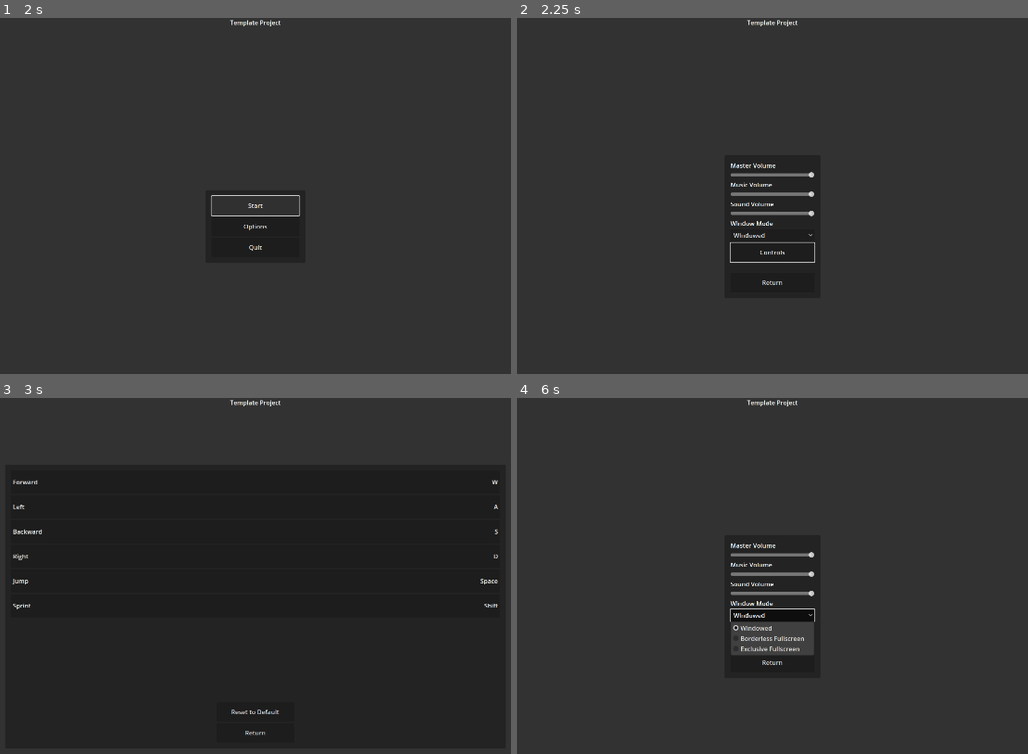
Above: before the commit, frames 1-4 (two rows, left to right).
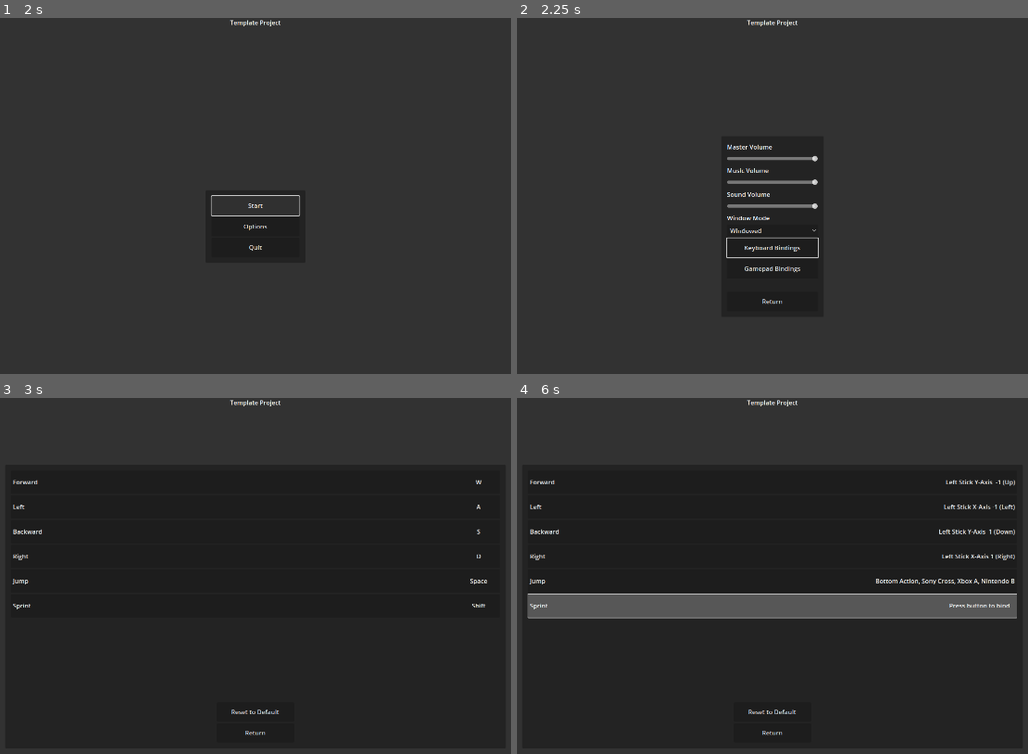
Above: after the commit, the same moments.

Repository: Kidcredible300/template-project
Game: Godot game, scene res://scenes/menu/main_menu.tscn
Two runs of this game, one before a commit and one after it. Both use one fixed random seed, a clock stepped at 60 frames per second and the inputs below.
Inputs (mouse positions are in pixels of both pictures, inside the frame that each line leads up to):
- Up to frame 1 (2 s): click "Start" at 0.5 s; click "Start" at 1.25 s
- Up to frame 2 (2.25 s): click "Options" at 2 s
- Up to frame 3 (3 s): click "Controls" (after the commit: "Keyboard Bindings") at 2.75 s
- Up to frame 4 (6 s): click "Reset to Default" at 3.5 s; click "Return" at 4.25 s; click (772, 647) at 5 s, where only the run after the commit has a clickable "Gamepad Bindings"; click (772, 615) at 5.75 s, where only the run before the commit has a clickable "Windowed"

Frame 1 is identical in both runs. In frame 2, 2.1% of the frame differs, in the area x 40-60%, y 35-81%; in frame 3, 0.2%; in frame 4, 9.6%, in the area x 1-98%, y 22-95%.

Commit message:
Removed the ability for softlocking in the rebind menu if you don't have a gamepad or keyboard. Added a minimum size for the textbox containing the input (for aesthetics).

Diff:
--- a/scenes/menu/input_button.tscn
+++ b/scenes/menu/input_button.tscn
@@ -49,8 +49,10 @@
 theme = ExtResource("1_nsjl2")
 
 [node name="Label Input" type="Label" parent="MarginContainer/HBoxContainer"]
+custom_minimum_size = Vector2(100, 0)
 layout_mode = 2
 mouse_filter = 1
 theme = ExtResource("1_nsjl2")
 text = "Input Key"
+horizontal_alignment = 1
 vertical_alignment = 1
--- a/scenes/menu/main_menu.tscn
+++ b/scenes/menu/main_menu.tscn
@@ -105,10 +105,10 @@
 anchor_top = 0.5
 anchor_right = 0.5
 anchor_bottom = 0.5
-offset_left = -124.0
-offset_top = -185.0
-offset_right = 124.0
-offset_bottom = 185.0
+offset_left = -133.0
+offset_top = -234.0
+offset_right = 133.0
+offset_bottom = 234.0
 grow_horizontal = 2
 grow_vertical = 2
 theme = ExtResource("1_xn6kt")
@@ -202,10 +202,20 @@
 layout_mode = 2
 size_flags_vertical = 6
 theme = ExtResource("1_xn6kt")
-text = "Controls"
-script = ExtResource("3_isoef")
-to_hide = NodePath("../../..")
-to_show = NodePath("../../../../Controls")
+text = "Keyboard Bindings"
+script = ExtResource("3_isoef")
+to_hide = NodePath("../../..")
+to_show = NodePath("../../../../Keyboard Controls")
+
+[node name="Controls Button2" type="Button" parent="UI/Options/MarginContainer/Options Buttons" node_paths=PackedStringArray("to_hide", "to_show")]
+custom_minimum_size = Vector2(200, 50)
+layout_mode = 2
+size_flags_vertical = 6
+theme = ExtResource("1_xn6kt")
+text = "Gamepad Bindings"
+script = ExtResource("3_isoef")
+to_hide = NodePath("../../..")
+to_show = NodePath("../../../../Gamepad Controls")
 
 [node name="Spacer" type="Control" parent="UI/Options/MarginContainer/Options Buttons"]
 layout_mode = 2
@@ -222,7 +232,7 @@
 to_hide = NodePath("../../..")
 to_show = NodePath("../../../../Normal")
 
-[node name="Controls" type="PanelContainer" parent="UI"]
+[node name="Keyboard Controls" type="PanelContainer" parent="UI"]
 visible = false
 anchors_preset = 8
 anchor_left = 0.5
@@ -238,25 +248,25 @@
 theme = ExtResource("1_xn6kt")
 script = ExtResource("8_vovv2")
 
-[node name="MarginContainer" type="MarginContainer" parent="UI/Controls"]
-layout_mode = 2
-theme = ExtResource("1_xn6kt")
-
-[node name="VBoxContainer" type="VBoxContainer" parent="UI/Controls/MarginContainer"]
-layout_mode = 2
-theme = ExtResource("1_xn6kt")
-
-[node name="ScrollContainer" type="ScrollContainer" parent="UI/Controls/MarginContainer/VBoxContainer"]
-layout_mode = 2
-size_flags_vertical = 3
-theme = ExtResource("1_xn6kt")
-
-[node name="Action List" type="VBoxContainer" parent="UI/Controls/MarginContainer/VBoxContainer/ScrollContainer"]
+[node name="MarginContainer" type="MarginContainer" parent="UI/Keyboard Controls"]
+layout_mode = 2
+theme = ExtResource("1_xn6kt")
+
+[node name="VBoxContainer" type="VBoxContainer" parent="UI/Keyboard Controls/MarginContainer"]
+layout_mode = 2
+theme = ExtResource("1_xn6kt")
+
+[node name="ScrollContainer" type="ScrollContainer" parent="UI/Keyboard Controls/MarginContainer/VBoxContainer"]
+layout_mode = 2
+size_flags_vertical = 3
+theme = ExtResource("1_xn6kt")
+
+[node name="Action List" type="VBoxContainer" parent="UI/Keyboard Controls/MarginContainer/VBoxContainer/ScrollContainer"]
 layout_mode = 2
 size_flags_horizontal = 3
 theme = ExtResource("1_xn6kt")
 
-[node name="Reset Button" type="Button" parent="UI/Controls/MarginContainer/VBoxContainer"]
+[node name="Reset Button" type="Button" parent="UI/Keyboard Controls/MarginContainer/VBoxContainer"]
 custom_minimum_size = Vector2(200, 50)
 layout_mode = 2
 size_flags_horizontal = 4
@@ -264,7 +274,61 @@
 theme = ExtResource("1_xn6kt")
 text = "Reset to Default"
 
-[node name="Return Button2" type="Button" parent="UI/Controls/MarginContainer/VBoxContainer" node_paths=PackedStringArray("to_hide", "to_show")]
+[node name="Return Button2" type="Button" parent="UI/Keyboard Controls/MarginContainer/VBoxContainer" node_paths=PackedStringArray("to_hide", "to_show")]
+custom_minimum_size = Vector2(200, 50)
+layout_mode = 2
+size_flags_horizontal = 4
+size_flags_vertical = 4
+theme = ExtResource("1_xn6kt")
+text = "Return"
+script = ExtResource("3_isoef")
+to_hide = NodePath("../../..")
+to_show = NodePath("../../../../Options")
+
+[node name="Gamepad Controls" type="PanelContainer" parent="UI"]
+visible = false
+anchors_preset = 8
+anchor_left = 0.5
+anchor_top = 0.5
+anchor_right = 0.5
+anchor_bottom = 0.5
+offset_left = -649.0
+offset_top = -367.0
+offset_right = 649.0
+offset_bottom = 367.0
+grow_horizontal = 2
+grow_vertical = 2
+theme = ExtResource("1_xn6kt")
+script = ExtResource("8_vovv2")
+input_set = 1
+
+[node name="MarginContainer" type="MarginContainer" parent="UI/Gamepad Controls"]
+layout_mode = 2
+theme = ExtResource("1_xn6kt")
+
+[node name="VBoxContainer" type="VBoxContainer" parent="UI/Gamepad Controls/MarginContainer"]
+layout_mode = 2
+theme = ExtResource("1_xn6kt")
+
+[node name="ScrollContainer" type="ScrollContainer" parent="UI/Gamepad Controls/MarginContainer/VBoxContainer"]
+layout_mode = 2
+size_flags_vertical = 3
+theme = ExtResource("1_xn6kt")
+
+[node name="Action List" type="VBoxContainer" parent="UI/Gamepad Controls/MarginContainer/VBoxContainer/ScrollContainer"]
+layout_mode = 2
+size_flags_horizontal = 3
+theme = ExtResource("1_xn6kt")
+
+[node name="Reset Button" type="Button" parent="UI/Gamepad Controls/MarginContainer/VBoxContainer"]
+custom_minimum_size = Vector2(200, 50)
+layout_mode = 2
+size_flags_horizontal = 4
+size_flags_vertical = 4
+theme = ExtResource("1_xn6kt")
+text = "Reset to Default"
+
+[node name="Return Button2" type="Button" parent="UI/Gamepad Controls/MarginContainer/VBoxContainer" node_paths=PackedStringArray("to_hide", "to_show")]
 custom_minimum_size = Vector2(200, 50)
 layout_mode = 2
 size_flags_horizontal = 4
@@ -285,6 +349,9 @@
 [connection signal="value_changed" from="UI/Options/MarginContainer/Options Buttons/Sound Volume" to="UI/Options/MarginContainer/Options Buttons/Sound Volume" method="_on_value_changed"]
 [connection signal="item_selected" from="UI/Options/MarginContainer/Options Buttons/Fullscreen" to="UI/Options/MarginContainer/Options Buttons/Fullscreen" method="_on_item_selected"]
 [connection signal="pressed" from="UI/Options/MarginContainer/Options Buttons/Controls Button" to="UI/Options/MarginContainer/Options Buttons/Controls Button" method="_on_pressed"]
+[connection signal="pressed" from="UI/Options/MarginContainer/Options Buttons/Controls Button2" to="UI/Options/MarginContainer/Options Buttons/Controls Button2" method="_on_pressed"]
 [connection signal="pressed" from="UI/Options/MarginContainer/Options Buttons/Return Button2" to="UI/Options/MarginContainer/Options Buttons/Return Button2" method="_on_pressed"]
-[connection signal="pressed" from="UI/Controls/MarginContainer/VBoxContainer/Reset Button" to="UI/Controls" method="_on_reset_button_pressed"]
-[connection signal="pressed" from="UI/Controls/MarginContainer/VBoxContainer/Return Button2" to="UI/Controls/MarginContainer/VBoxContainer/Return Button2" method="_on_pressed"]
+[connection signal="pressed" from="UI/Keyboard Controls/MarginContainer/VBoxContainer/Reset Button" to="UI/Keyboard Controls" method="_on_reset_button_pressed"]
+[connection signal="pressed" from="UI/Keyboard Controls/MarginContainer/VBoxContainer/Return Button2" to="UI/Keyboard Controls/MarginContainer/VBoxContainer/Return Button2" method="_on_pressed"]
+[connection signal="pressed" from="UI/Gamepad Controls/MarginContainer/VBoxContainer/Reset Button" to="UI/Gamepad Controls" method="_on_reset_button_pressed"]
+[connection signal="pressed" from="UI/Gamepad Controls/MarginContainer/VBoxContainer/Return Button2" to="UI/Gamepad Controls/MarginContainer/VBoxContainer/Return Button2" method="_on_pressed"]
--- a/scripts/menu/input_settings.gd
+++ b/scripts/menu/input_settings.gd
@@ -33,10 +33,18 @@
 
 
 func _input(event: InputEvent) -> void:
-	if is_remapping and event.get_class() in ["InputEventKey", "InputEventMouseButton"] and input_set in keyboard_sets:
-		_remap(event)
-	if is_remapping and event.get_class() in ["InputEventJoypadButton", "InputEventJoypadMotion"] and input_set in keyboard_sets:
-		_remap(event)
+	if is_remapping:
+		if input_set in keyboard_sets:
+			if event.get_class() in ["InputEventKey", "InputEventMouseButton"]:
+				_remap(event)
+			else:
+				_finish_mapping()
+		if input_set in gamepad_sets:
+			if event.get_class() in ["InputEventJoypadButton", "InputEventJoypadMotion"]:
+				_remap(event)
+			else:
+				_finish_mapping()
+		accept_event()
 
 
 func _remap(event : InputEvent) -> void:
@@ -51,13 +59,16 @@
 		else:
 			InputMap.action_add_event(action_to_remap, events[i])
 	events = InputMap.action_get_events(action_to_remap)
+	_finish_mapping()
+
+
+func _finish_mapping() -> void:
+	var events : Array = InputMap.action_get_events(action_to_remap)
 	remapping_button.find_child("Label Input").text = _fix_input_name(events[input_set].as_text())
 
 	is_remapping = false
 	action_to_remap = null
 	remapping_button = null
-
-	accept_event()
 
 
 func _create_action_list() -> void:
